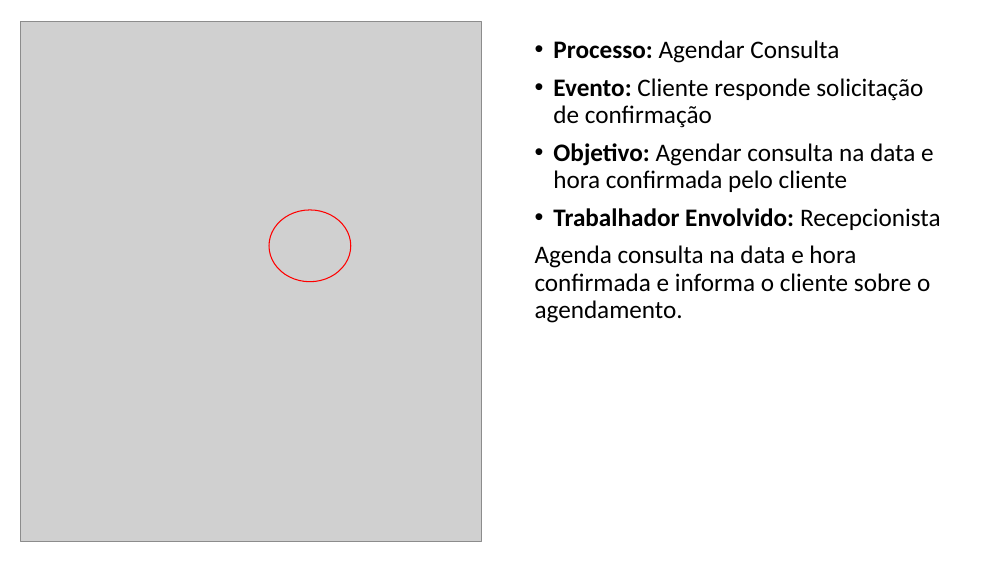
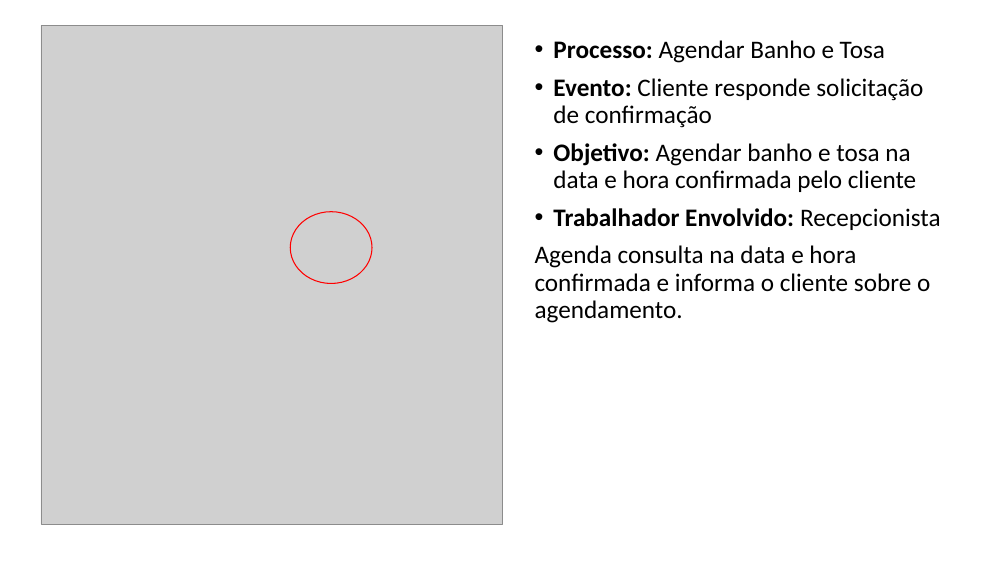
Before and after one commit to kaiquecamposdesouza/Ac04_Engenharia_req, a slide deck: slide 3 of Artefato 18 - Descrição doa processos de negócio.pptx. Drawn at 1008x567 pixels with LibreOffice and Linux fonts; fonts in the diff are those of the drawing; grey boxes stand for pictures. Boxes give left, top, right and bottom in pixels: in the first picture for what was removed or moved away, otherwise in the second. Text is boxed around its words. In the diff, an @@ line names an element or a change of style, - is before the commit and + after.

```diff
--- a/Artefato 18 - Descrição doa processos de negócio.pptx
+++ b/Artefato 18 - Descrição doa processos de negócio.pptx
@@ picture: place and size @@
-picture at box(20, 21, 482, 541)
+picture at box(41, 26, 503, 525)
@@ text at box(553, 40, 885, 63): text changed @@
-• Processo: Agendar Consulta
+• Processo: Agendar Banho e Tosa
@@ text at box(553, 143, 916, 192): text changed @@
-• Objetivo: Agendar consulta na data e hora confirmada pelo cliente
+• Objetivo: Agendar banho e tosa na data e hora confirmada pelo cliente
@@ ellipse: place and size @@
-ellipse at box(269, 210, 351, 282)
+ellipse at box(290, 212, 372, 284)
```
Also in this commit, not shown: 2 other slides changed, 7 other files.
